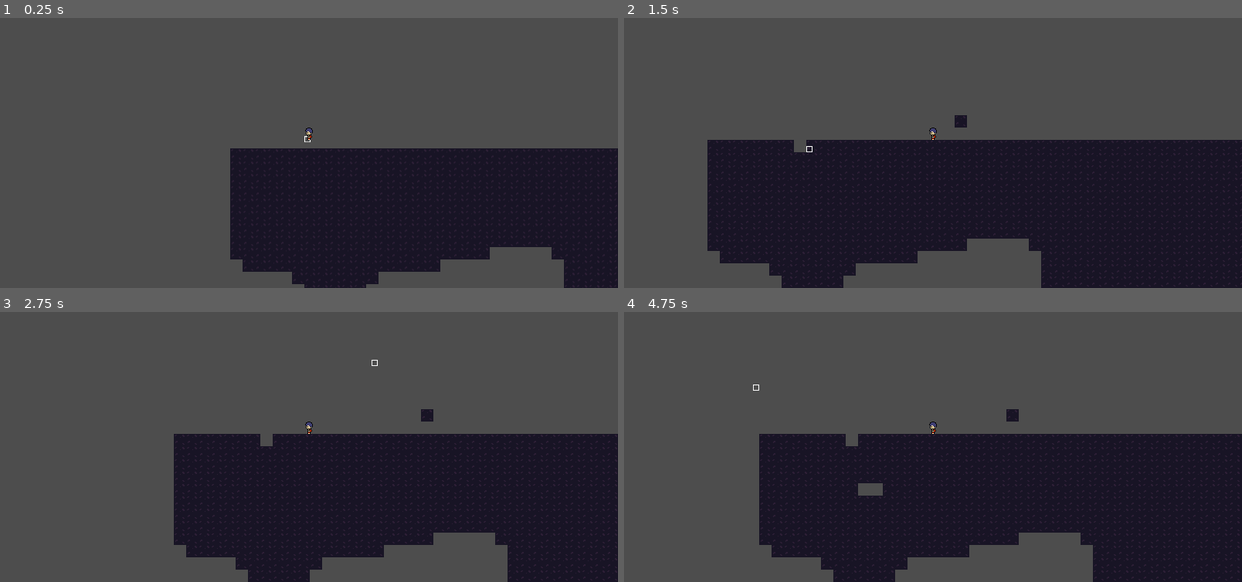
Above: before the commit, frames 1-4 (two rows, left to right).
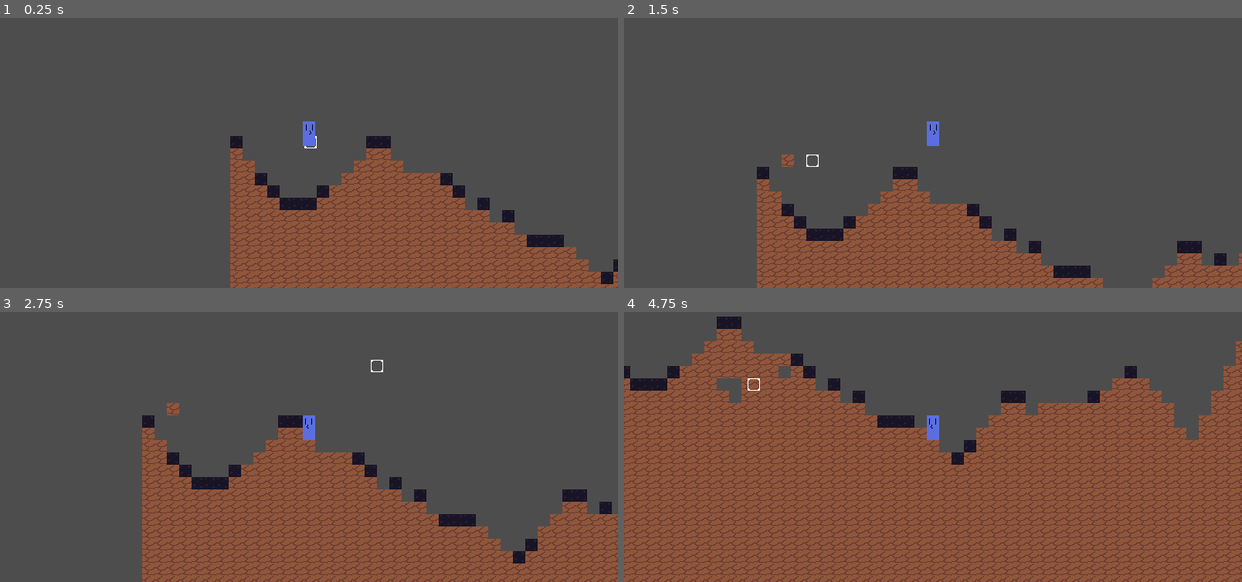
Above: after the commit, the same moments.

Repository: TyGuy54/terraria-like-generation
Game: Godot game, scene res://scenes/main.tscn
Same seed, same stepped clock (60 frames per second), same inputs: the game is played once before the commit and once after it. Before the commit the project starts from res://main.tscn. The engine's default icon, where the game draws it, is replaced by a stand-in: a white triangle on a blue panel in a dark square.
Inputs (mouse positions are in pixels of both pictures, inside the frame that each line leads up to):
- Up to frame 1 (0.25 s): no input
- Up to frame 2 (1.5 s): move the mouse to (1068, 117) at 0.52 s; press the mouse at (1068, 117) at 0.53 s; hold Right (ui_right) from 0.53 s (still down); tap Space (jump, bound only after the commit) at 0.77, 1.07 s; right-click (1068, 117) at 0.8 s; move the mouse to (809, 150) at 1.27 s; release the mouse at (809, 150) at 1.28 s; right-click (809, 150) at 1.35 s; click (809, 150) at 1.42 s
- Up to frame 3 (2.75 s): tap Space (jump, bound only after the commit) at 1.52, 1.55, 1.82, 2.1 s; move the mouse to (370, 360) at 2.02 s; release Right (ui_right) at 2.03 s; press the mouse at (370, 360) at 2.03 s; hold Left (ui_left) from 2.03 s (still down)
- Up to frame 4 (4.75 s): move the mouse to (902, 490) at 2.77 s; release Left (ui_left) at 2.78 s; release the mouse at (902, 490) at 2.78 s; hold Right (ui_right) 2.78-4.28 s; click (902, 490) at 2.85 s; tap Space (jump, bound only after the commit) at 3.02, 3.32, 3.77, 3.8, 4.07, 4.52 s; right-click (902, 490) at 3.05 s; move the mouse to (1118, 474) at 3.52 s; hold Right mouse button (m_right) 3.53-4.28 s; click (1118, 474) at 3.67 s; move the mouse to (747, 382) at 4.27 s; hold Left (ui_left) from 4.28 s (still down); click (747, 382) at 4.35 s

The runs differ from the first frame. In frame 1, 32% of the frame differs, in the area x 37-100%, y 38-100%; in frame 2, 45%; in frame 3, 41%; in frame 4, 71%, in the area x 0-100%, y 1-100%.

Commit message:
cleaned up level generation

Diff:
--- a/TileMap.gd
+++ /dev/null
@@ -1,68 +0,0 @@
-extends TileMap
-
-# setting a max width and height
-@export var max_x = 200
-@export var max_y = 200
-
-# making a new perlin noise
-var noise = FastNoiseLite.new()
-
-@onready var selector = $selector
-
-func _ready():
-	# randomize()
-
-	# randomizing the seed
-	noise.seed = randi()
-	# setting the octaves to 0
-	noise.domain_warp_fractal_octaves = 0
-	#noise.period = 5
-	#noise.persistance = 0.588
-	# setting the lacunarity to 2.43
-	noise.domain_warp_fractal_lacunarity = 2.43
-
-	generate_level()
-
-# dubug stuff for resetting the scence and generating a new map
-#func _unhandled_input(event):
-	#if event is InputEventMouseButton:
-		#if event.button_mask == MOUSE_BUTTON_MASK_RIGHT:
-			#print("Reloading...")
-			#get_tree().reload_current_scene()
-
-# generating the level
-func generate_level():
-		# making a grid that 200X200 using for loops
-		for x in max_x:
-			for y in max_y:
-				# making an id (for the moment this will aloways be 0)
-				# to decid what blocks to place
-				var tile_id = generate_id(noise.get_noise_2d(x, y))
-				# if the id is 0 then place that block on the grid
-				if tile_id != -1:
-					set_cell(0, Vector2i(x, y), tile_id, Vector2i(1, 1))
-
-
-# generates an id to decide weahter or not to place a block
-# for now 0 is a dirt block and -1 is an empty block
-func generate_id(noise_level: float):
-	if noise_level <= -0.2:
-		return -1
-	else:
-		return 0
-
-func _physics_process(delta):
-	if Input.is_action_pressed("m_left"):
-		var tile = local_to_map(selector.mouse_pos * 8)
-		var tile_id = get_cell_source_id(0, tile)
-
-		var new_id = -1
-
-		if tile_id != -1:
-			if tile_id < 0:
-				new_id = (tile_id + 1)
-			set_cell(0, tile, new_id)
-
-	if Input.is_action_pressed("m_right"):
-		var tile = local_to_map(selector.mouse_pos * 8)
-		set_cell(0, tile, 0, Vector2i(1, 1))
--- a/player.gd
+++ /dev/null
@@ -1,17 +0,0 @@
-extends CharacterBody2D
-
-const GRAVITY = 200.0
-const WALK_SPEED = 200
-
-func _physics_process(delta):
-	velocity.y += delta * GRAVITY
-
-	if Input.is_action_pressed("ui_left"):
-		velocity.x = -WALK_SPEED
-	elif Input.is_action_pressed("ui_right"):
-		velocity.x =  WALK_SPEED
-	else:
-		velocity.x = 0
-
-	# "move_and_slide" already takes delta time into account.
-	move_and_slide()
--- a/project.godot
+++ b/project.godot
@@ -11,7 +11,7 @@
 [application]
 
 config/name="Terraria-generation"
-run/main_scene="res://main.tscn"
+run/main_scene="res://scenes/main.tscn"
 config/features=PackedStringArray("4.0", "Forward Plus")
 config/icon="res://icon.svg"
 
@@ -35,3 +35,12 @@
 "events": [Object(InputEventMouseButton,"resource_local_to_scene":false,"resource_name":"","device":-1,"window_id":0,"a …(236 unchanged characters)…
 ]
 }
+jump={
+"deadzone": 0.5,
+"events": [Object(InputEventKey,"resource_local_to_scene":false,"resource_name":"","device":0,"window_id":0,"alt_pressed":false,"shift_pressed":false,"ctrl_pressed":false,"meta_pressed":false,"pressed":false,"keycode":0,"physical_keycode":32,"key_label":0,"unicode":0,"echo":false,"script":null)
+]
+}
+
+[rendering]
+
+textures/canvas_textures/default_texture_filter=0
--- a/main.tscn
+++ b/scenes/main.tscn
@@ -1,45 +1,22 @@
-[gd_scene load_steps=10 format=3 uid="uid://c5gxs6a7kudgr"]
-
-[ext_resource type="Texture2D" uid="uid://d3t8wbki7l3vs" path="res://assets/Foozle_2DT0008_GreenValley_Tileset_Pixel_Art/Foozle_2DT0008_GreenValley_Tileset_Pixel_Art.png" id="1_7vn38"]
-[ext_resource type="Texture2D" uid="uid://cijxru6xwiasm" path="res://icon.svg" id="1_gy2cg"]
-[ext_resource type="Script" path="res://TileMap.gd" id="1_oau8r"]
-[ext_resource type="Texture2D" uid="uid://cshftmmvkbegy" path="res://assets/block_select.png" id="4_7xc0s"]
-[ext_resource type="Script" path="res://selector.gd" id="5_8l6i0"]
-[ext_resource type="PackedScene" uid="uid://cv5ro1ya2dvr0" path="res://player.tscn" id="7_hst24"]
-
-[sub_resource type="TileSetAtlasSource" id="TileSetAtlasSource_pkvc5"]
-texture = ExtResource("1_7vn38")
+[gd_scene load_steps=12 format=3 uid="uid://c2le0o1pmaw2s"]
+
+[ext_resource type="Texture2D" uid="uid://c2rjjotre8iar" path="res://assets/dirt.png" id="1_hkl1g"]
+[ext_resource type="Texture2D" uid="uid://d3t8wbki7l3vs" path="res://assets/Foozle_2DT0008_GreenValley_Tileset_Pixel_Art/Foozle_2DT0008_GreenValley_Tileset_Pixel_Art.png" id="1_wnr0m"]
+[ext_resource type="Texture2D" uid="uid://cijxru6xwiasm" path="res://icon.svg" id="2_dyrpe"]
+[ext_resource type="Script" path="res://scripts/TileMap.gd" id="3_npl43"]
+[ext_resource type="Texture2D" uid="uid://bntey74gy7168" path="res://assets/cursor_selecter.png" id="4_nn54h"]
+[ext_resource type="Script" path="res://scripts/selector.gd" id="5_hjluk"]
+[ext_resource type="PackedScene" uid="uid://3ssx2nbd4lt3" path="res://scenes/player.tscn" id="6_qrbls"]
+
+[sub_resource type="TileSetAtlasSource" id="TileSetAtlasSource_xj7o2"]
+texture = ExtResource("1_hkl1g")
 0:0/0 = 0
 0:0/0/physics_layer_0/linear_velocity = Vector2(0, 0)
 0:0/0/physics_layer_0/angular_velocity = 0.0
-0:1/0 = 0
-0:1/0/physics_layer_0/linear_velocity = Vector2(0, 0)
-0:1/0/physics_layer_0/angular_velocity = 0.0
-0:2/0 = 0
-0:2/0/physics_layer_0/linear_velocity = Vector2(0, 0)
-0:2/0/physics_layer_0/angular_velocity = 0.0
-1:2/0 = 0
-1:2/0/physics_layer_0/linear_velocity = Vector2(0, 0)
-1:2/0/physics_layer_0/angular_velocity = 0.0
-2:2/0 = 0
-2:2/0/physics_layer_0/linear_velocity = Vector2(0, 0)
-2:2/0/physics_layer_0/angular_velocity = 0.0
-2:1/0 = 0
-2:1/0/physics_layer_0/linear_velocity = Vector2(0, 0)
-2:1/0/physics_layer_0/angular_velocity = 0.0
-2:0/0 = 0
-2:0/0/physics_layer_0/linear_velocity = Vector2(0, 0)
-2:0/0/physics_layer_0/angular_velocity = 0.0
-1:0/0 = 0
-1:0/0/physics_layer_0/linear_velocity = Vector2(0, 0)
-1:0/0/physics_layer_0/angular_velocity = 0.0
-1:1/0 = 0
-1:1/0/physics_layer_0/linear_velocity = Vector2(0, 0)
-1:1/0/physics_layer_0/angular_velocity = 0.0
-1:1/0/physics_layer_0/polygon_0/points = PackedVector2Array(-8, -8, 8, -8, 8, 8, -8, 8)
+0:0/0/physics_layer_0/polygon_0/points = PackedVector2Array(-8, -8, 8, -8, 8, 8, -8, 8)
 
 [sub_resource type="TileSetAtlasSource" id="TileSetAtlasSource_p51yp"]
-texture = ExtResource("1_gy2cg")
+texture = ExtResource("2_dyrpe")
 0:0/0 = 0
 0:0/0/physics_layer_0/linear_velocity = Vector2(0, 0)
 0:0/0/physics_layer_0/angular_velocity = 0.0
@@ -185,22 +162,54 @@
 0:7/0/physics_layer_0/linear_velocity = Vector2(0, 0)
 0:7/0/physics_layer_0/angular_velocity = 0.0
 
+[sub_resource type="TileSetAtlasSource" id="TileSetAtlasSource_pkvc5"]
+texture = ExtResource("1_wnr0m")
+0:0/0 = 0
+0:0/0/physics_layer_0/linear_velocity = Vector2(0, 0)
+0:0/0/physics_layer_0/angular_velocity = 0.0
+0:1/0 = 0
+0:1/0/physics_layer_0/linear_velocity = Vector2(0, 0)
+0:1/0/physics_layer_0/angular_velocity = 0.0
+0:2/0 = 0
+0:2/0/physics_layer_0/linear_velocity = Vector2(0, 0)
+0:2/0/physics_layer_0/angular_velocity = 0.0
+1:2/0 = 0
+1:2/0/physics_layer_0/linear_velocity = Vector2(0, 0)
+1:2/0/physics_layer_0/angular_velocity = 0.0
+2:2/0 = 0
+2:2/0/physics_layer_0/linear_velocity = Vector2(0, 0)
+2:2/0/physics_layer_0/angular_velocity = 0.0
+2:1/0 = 0
+2:1/0/physics_layer_0/linear_velocity = Vector2(0, 0)
+2:1/0/physics_layer_0/angular_velocity = 0.0
+2:0/0 = 0
+2:0/0/physics_layer_0/linear_velocity = Vector2(0, 0)
+2:0/0/physics_layer_0/angular_velocity = 0.0
+1:0/0 = 0
+1:0/0/physics_layer_0/linear_velocity = Vector2(0, 0)
+1:0/0/physics_layer_0/angular_velocity = 0.0
+1:1/0 = 0
+1:1/0/physics_layer_0/linear_velocity = Vector2(0, 0)
+1:1/0/physics_layer_0/angular_velocity = 0.0
+1:1/0/physics_layer_0/polygon_0/points = PackedVector2Array(-8, -8, 8, -8, 8, 8, -8, 8)
+
 [sub_resource type="TileSet" id="TileSet_hx2cv"]
 physics_layer_0/collision_layer = 1
 sources/1 = SubResource("TileSetAtlasSource_p51yp")
-sources/0 = SubResource("TileSetAtlasSource_pkvc5")
+sources/0 = SubResource("TileSetAtlasSource_xj7o2")
+sources/2 = SubResource("TileSetAtlasSource_pkvc5")
 
 [node name="main" type="Node2D"]
 
 [node name="TileMap" type="TileMap" parent="."]
 tile_set = SubResource("TileSet_hx2cv")
 format = 2
-script = ExtResource("1_oau8r")
+script = ExtResource("3_npl43")
 
 [node name="selector" type="Sprite2D" parent="TileMap"]
-texture = ExtResource("4_7xc0s")
+texture = ExtResource("4_nn54h")
 centered = false
-script = ExtResource("5_8l6i0")
-
-[node name="player" parent="." instance=ExtResource("7_hst24")]
+script = ExtResource("5_hjluk")
+
+[node name="player" parent="." instance=ExtResource("6_qrbls")]
 position = Vector2(102, -26)
--- a/player.tscn
+++ b/scenes/player.tscn
@@ -1,21 +1,19 @@
-[gd_scene load_steps=4 format=3 uid="uid://cv5ro1ya2dvr0"]
+[gd_scene load_steps=4 format=3 uid="uid://3ssx2nbd4lt3"]
 
-[ext_resource type="Script" path="res://player.gd" id="1_ecnh3"]
-[ext_resource type="Texture2D" uid="uid://bfiv84ocj676b" path="res://assets/16x16-RPG-characters/sprites/old-style/01-generic.png" id="1_ojota"]
+[ext_resource type="Script" path="res://scripts/player.gd" id="1_ecnh3"]
+[ext_resource type="Texture2D" uid="uid://cwnosjw6cu7j6" path="res://assets/player.png" id="2_iop0w"]
 
 [sub_resource type="RectangleShape2D" id="RectangleShape2D_ddtg0"]
-size = Vector2(10, 16)
+size = Vector2(16, 31)
 
 [node name="player" type="CharacterBody2D"]
 script = ExtResource("1_ecnh3")
 
 [node name="Sprite2D" type="Sprite2D" parent="."]
-texture = ExtResource("1_ojota")
-hframes = 15
-vframes = 8
-frame = 16
+texture = ExtResource("2_iop0w")
 
 [node name="CollisionShape2D" type="CollisionShape2D" parent="."]
+position = Vector2(0, 0.5)
 shape = SubResource("RectangleShape2D_ddtg0")
 
 [node name="Camera2D" type="Camera2D" parent="."]
--- /dev/null
+++ b/scripts/TileMap.gd
@@ -0,0 +1,55 @@
+extends TileMap
+
+# setting a max width and height
+@export var max_x = 500
+@export var max_y = 500
+
+# making a new perlin noise
+var noise = FastNoiseLite.new()
+
+@onready var selector = $selector
+
+enum {
+	DIRT = 0,
+	TREE = 2,
+	FLOWERS = 3,
+	WATER = 4,
+}
+
+func _ready():
+	randomize()
+	noise.seed = randi()%1000
+	noise.domain_warp_fractal_octaves = 0
+	noise.domain_warp_fractal_lacunarity = 2.43
+
+	generate_level()
+
+# generating the level
+func generate_level():
+		for x in max_x:
+			var ground = abs(noise.get_noise_2d(x, 0) * 60)
+			for y in range(ground, max_y):
+				if noise.get_noise_2d(x, y) > -0.25:
+					set_cell(0, Vector2i(x, y), DIRT, Vector2i(0, 0))
+					place_flowers(x, y)
+
+func place_flowers(x, y):
+	if randi()%2 == 1 and get_cell_source_id(0, Vector2i(x, y-1)) == -1:
+		if noise.get_noise_2d(x, y) >= -0.2:
+			set_cell(0, Vector2i(x, y-1), TREE, Vector2i(1, 1))
+
+func _physics_process(delta):
+	if Input.is_action_pressed("m_left"):
+		var tile = local_to_map(selector.mouse_pos * 8)
+		var tile_id = get_cell_source_id(0, tile)
+
+		var new_id = -1
+
+		if tile_id != -1:
+			if tile_id < 0:
+				new_id = (tile_id + 1)
+			set_cell(0, tile, new_id)
+
+	if Input.is_action_pressed("m_right"):
+		var tile = local_to_map(selector.mouse_pos * 8)
+		set_cell(0, tile, 0, Vector2i(0, 0))
--- /dev/null
+++ b/scripts/player.gd
@@ -0,0 +1,35 @@
+extends CharacterBody2D
+
+const GRAVITY = 200.0
+
+var walk_speed = 200.0
+@onready var sprite = $Sprite2D
+
+func _physics_process(delta):
+	velocity.y += GRAVITY * delta
+	velocity.x = get_input() * walk_speed
+
+	if Input.is_action_just_pressed("jump"):
+		if is_on_floor():
+			velocity.y -= GRAVITY
+	# "move_and_slide" already takes delta time into account.
+	move_and_slide()
+
+
+func get_input() -> float:
+	var horizontal := 0.0
+
+	if Input.is_action_pressed("ui_left"):
+		#animations.play("walk")
+		sprite.flip_h = true
+		horizontal -= 1.0
+
+	elif Input.is_action_pressed("ui_right"):
+		#animations.play("walk")
+		sprite.flip_h = false
+		horizontal += 1.0
+	else:
+		pass
+		#animations.play("idle")
+
+	return horizontal
Binary file added: assets/cursor_selecter.png
Not shown, added: assets/cursor_selecter.png.import
Binary file added: assets/dirt.png
Not shown, added: assets/dirt.png.import
Binary file added: assets/player.png
Not shown, added: assets/player.png.import
Renamed: main.gd -> scripts/main.gd
Renamed: selector.gd -> scripts/selector.gd
